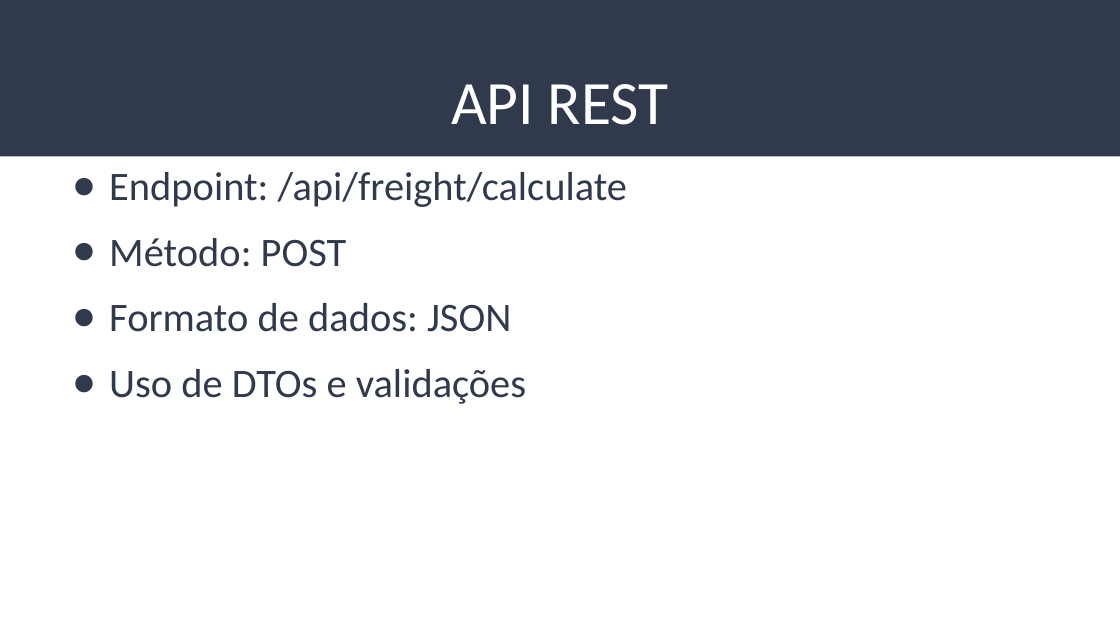
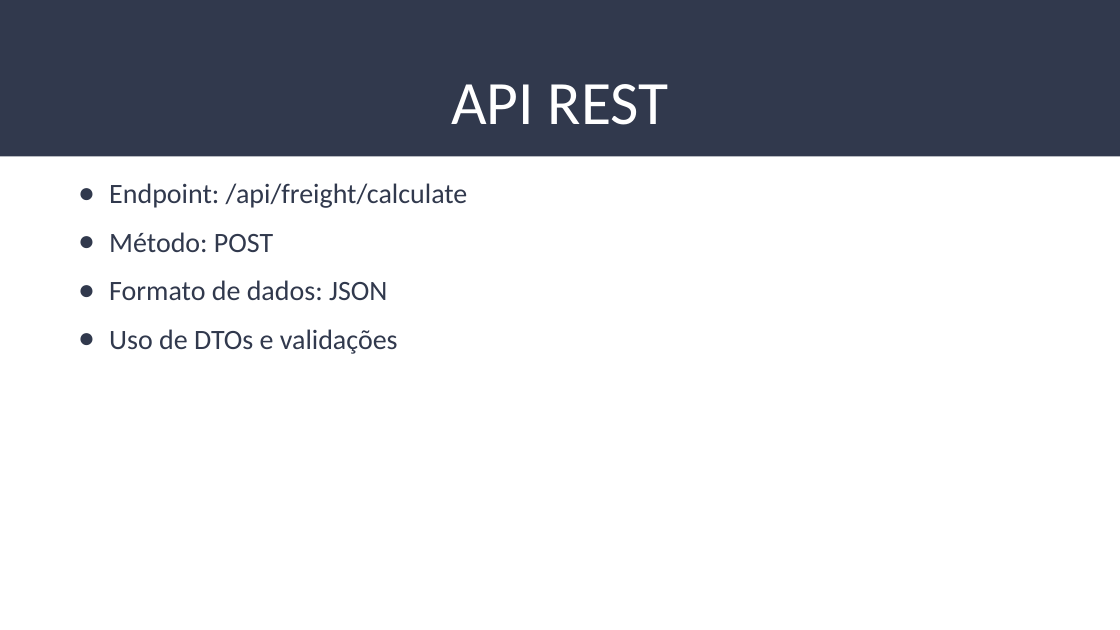
Before and after one commit to viktorsoares/Freight, a slide deck: slide 11 of Trabalho 2 – Microserviço de Cálculo de Frete.pptx. Drawn at 1120x630 pixels with LibreOffice and Linux fonts; fonts in the diff are those of the drawing. Boxes give left, top, right and bottom in pixels: in the first picture for what was removed or moved away, otherwise in the second. Text is boxed around its words. In the diff, an @@ line names an element or a change of style, - is before the commit and + after.

```diff
--- a/Trabalho 2 – Microserviço de Cálculo de Frete.pptx
+++ b/Trabalho 2 – Microserviço de Cálculo de Frete.pptx
@@ text "Endpoint: /api/freight/calculate" moved from (x1=109, y1=172, x2=627, y2=404) to (x1=109, y1=183, x2=468, y2=354) @@
@@ text "Endpoint: /api/freight/calculate" at (x1=109, y1=183, x2=468, y2=354): size 26 to 18 pt; indent changed @@
```
Also in this commit, not shown: 5 other slides changed.
